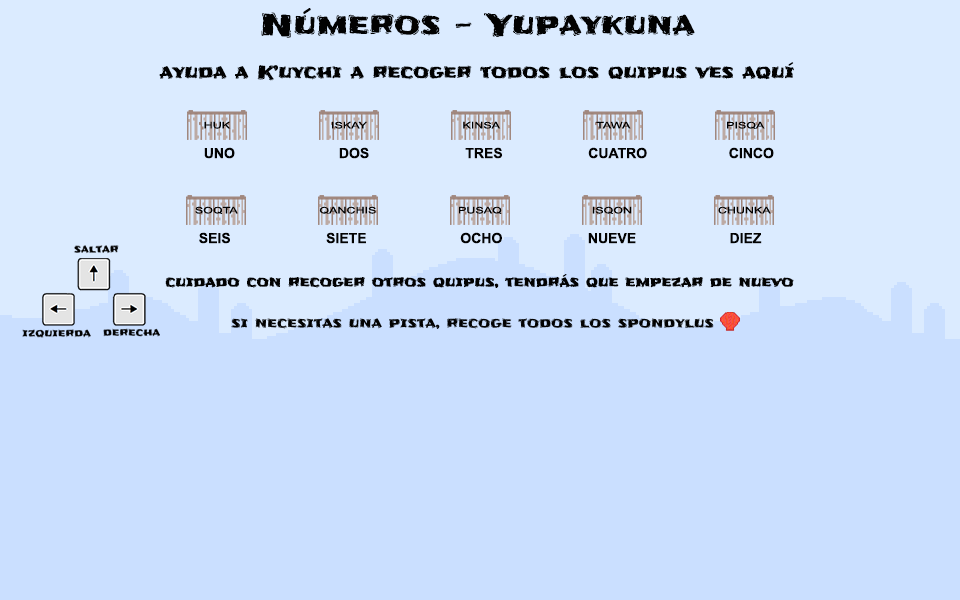
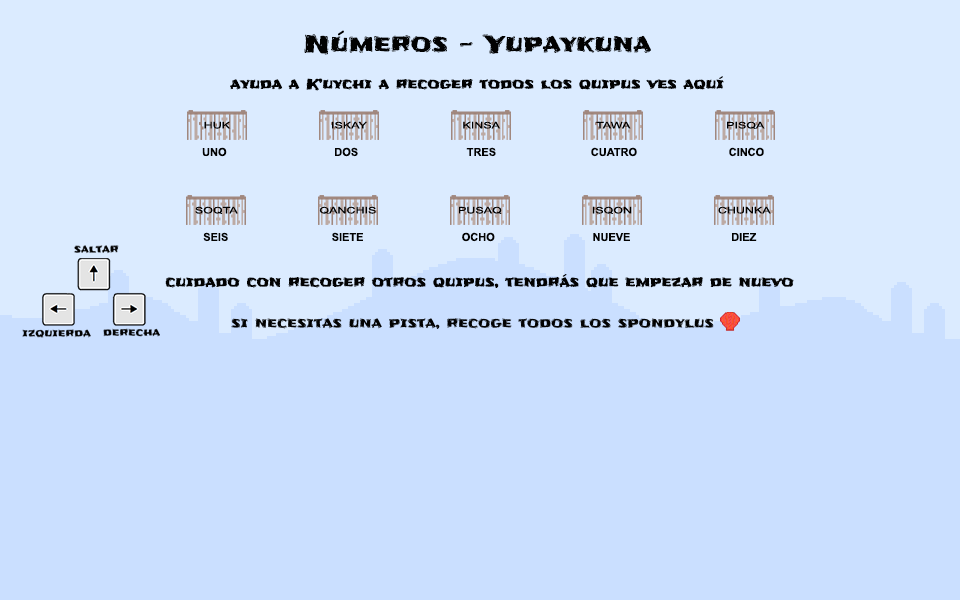
Layered file, before and after one edit (960 x 600). Changes by layer:
painted on "Números - Yupaykuna" over [261, 8, 695, 55]
painted on "ayuda a K’uychi a recoger todos los quipus ves aquí" over [159, 62, 794, 91]
renamed "UNO DOS TRES" to "UNO DOS", painted on it over [202, 147, 774, 159]
painted on "SEIS SIETE OCHO" over [199, 232, 762, 244]
